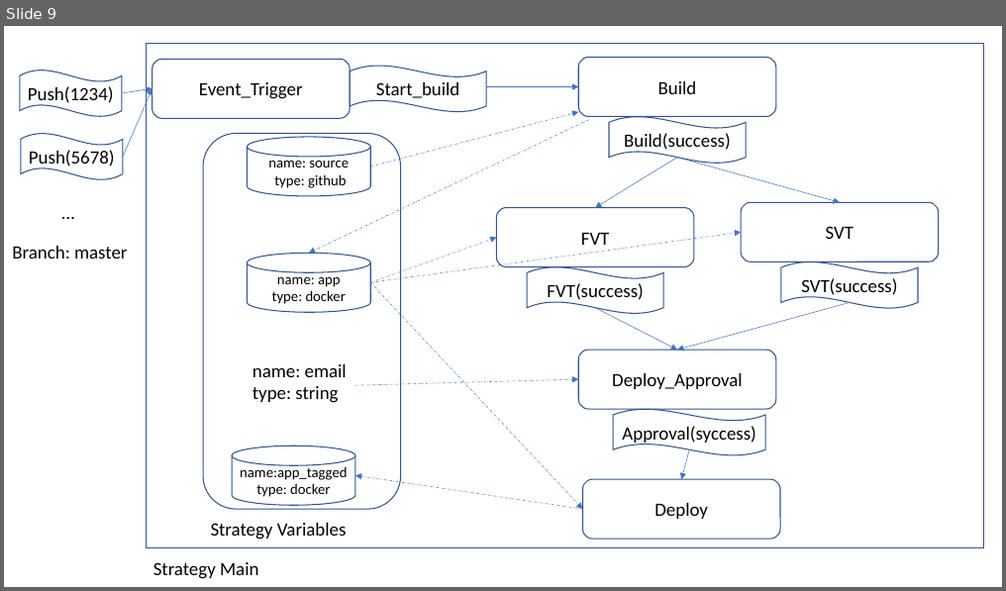
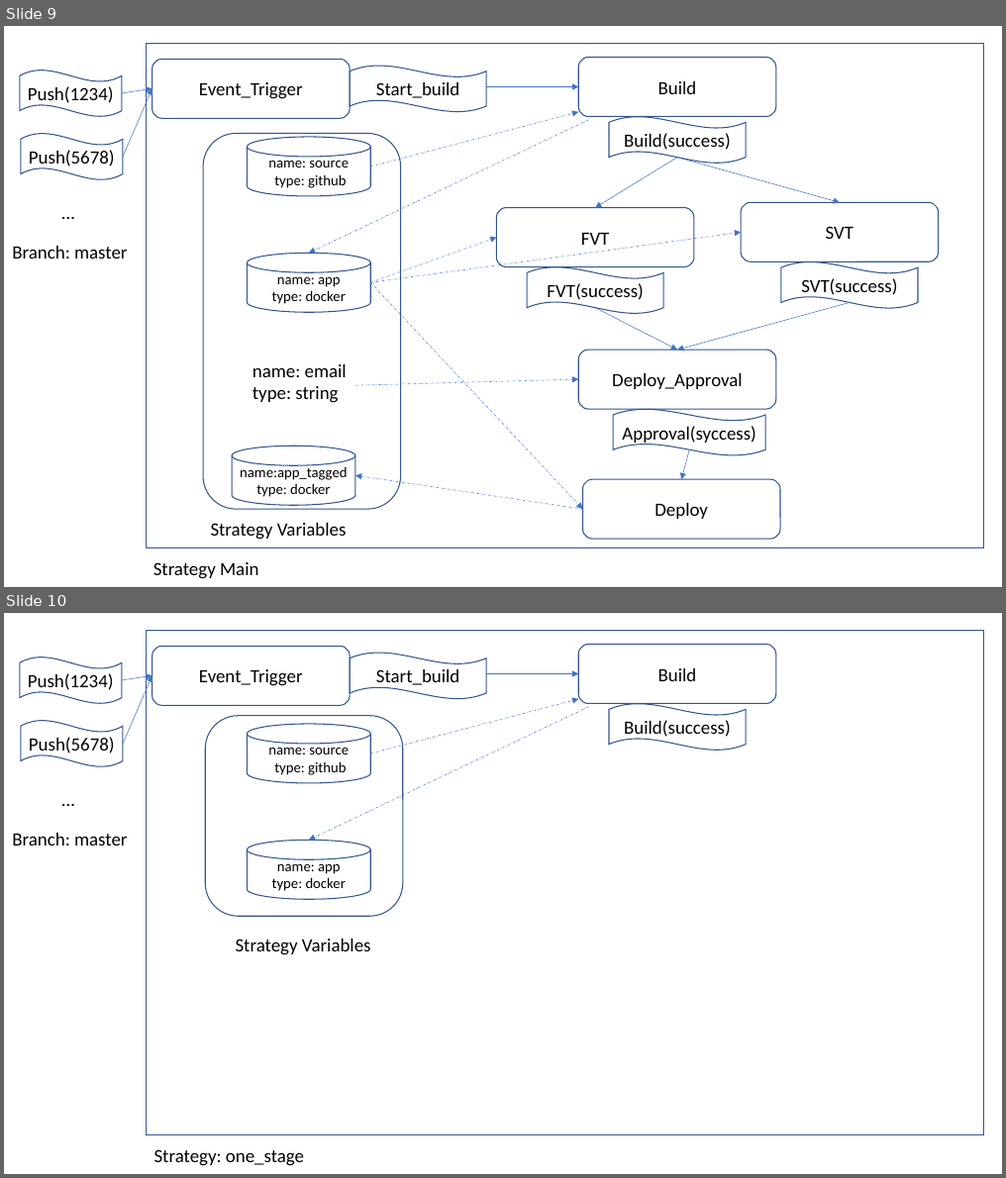
Before and after one commit to mchenggit/kabanero-event, a slide deck: architecture/KabaneroEvent.pptx. Shown one above the other, each under a label of ours: slide 9 before the commit, slides 9 and 10 after it. The pictures are 1006x591 and 1006x1178 pixels, drawn with LibreOffice and Linux fonts; fonts in the diff are those of the drawing. Boxes give left, top, right and bottom in pixels: in the first picture for what was removed or moved away, otherwise in the second. Text is boxed around its words. In the diff, an @@ line names an element or a change of style, - is before the commit and + after.

```diff
--- a/architecture/KabaneroEvent.pptx
+++ b/architecture/KabaneroEvent.pptx
@@ slide 10 added at <box>4,613,1002,1174</box>, background #FFFFFF @@
@@ rectangle added at <box>147,630,984,1135</box>, outline #325491 1 pt @@
@@ wave added at <box>20,658,122,703</box>, outline #325491 1 pt, 18 pt, text #000000 @@
+Push(1234)
@@ rounded rectangle added at <box>152,646,350,705</box>, outline #325491 1 pt, 18 pt, text #000000 @@
+Event_Trigger
@@ wave added at <box>350,653,487,699</box>, outline #325491 1 pt, 18 pt, text #000000 @@
+Start_build
@@ rounded rectangle added at <box>579,645,776,703</box>, outline #325491 1 pt, 18 pt, text #000000 @@
+Build
@@ arrow added from (122, 680) to (152, 676), #4472C4 0.5 pt @@
@@ arrow added from (123, 744) to (152, 676), #4472C4 0.5 pt @@
@@ arrow added from (371, 754) to (579, 699), #4472C4 0.5 pt dashed @@
@@ arrow added from (487, 673) to (579, 673), #4472C4 0.5 pt @@
@@ wave added at <box>21,720,122,766</box>, outline #325491 1 pt, 18 pt, text #000000 @@
+Push(5678)
@@ rounded rectangle added at <box>205,716,403,916</box>, outline #325491 1 pt @@
@@ cylinder added at <box>248,724,371,783</box>, outline #325491 1 pt, 14 pt, text #000000 @@
+name: source
+type: github
@@ arrow added from (589, 707) to (309, 840), #4472C4 0.5 pt dashed @@
@@ wave added at <box>609,703,746,750</box>, outline #325491 1 pt, 18 pt, text #000000 @@
+Build(success)
@@ text added at <box>54,783,82,814</box>, 18 pt, text #000000 @@
+…
@@ text added at <box>12,833,127,846</box>, 18 pt, text #000000 @@
+Branch: master
@@ cylinder added at <box>248,840,371,899</box>, outline #325491 1 pt, 14 pt, text #000000 @@
+name: app
+type: docker
@@ text added at <box>236,939,371,956</box>, 18 pt, text #000000 @@
+Strategy Variables
@@ text added at <box>154,1150,304,1166</box>, 18 pt, text #000000 @@
+Strategy: one_stage
```
Also in this commit, not shown: 2 other files.
